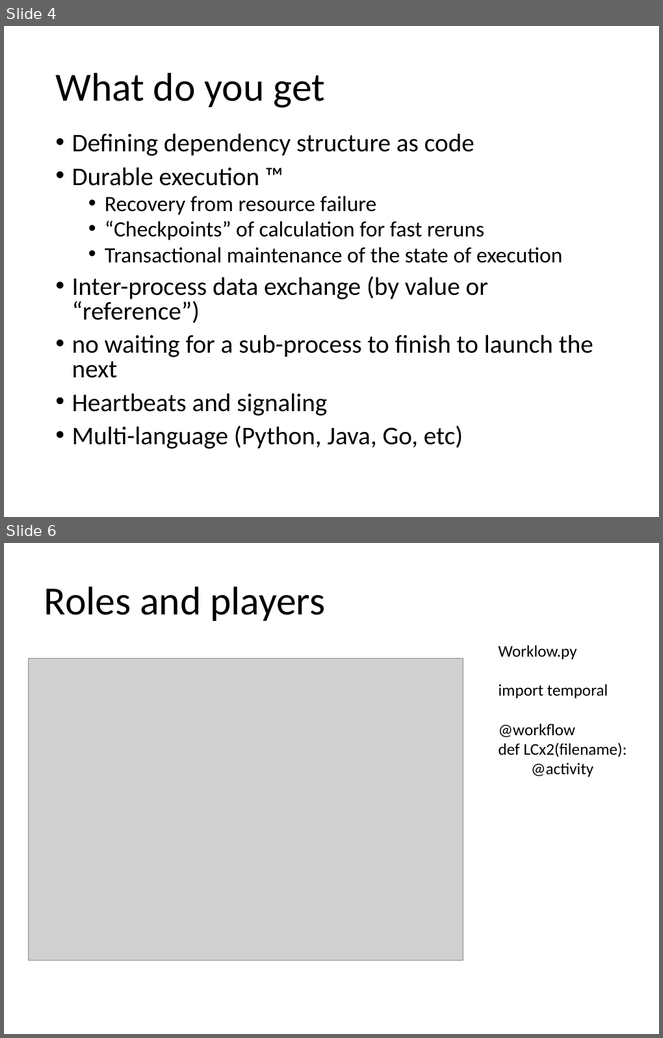
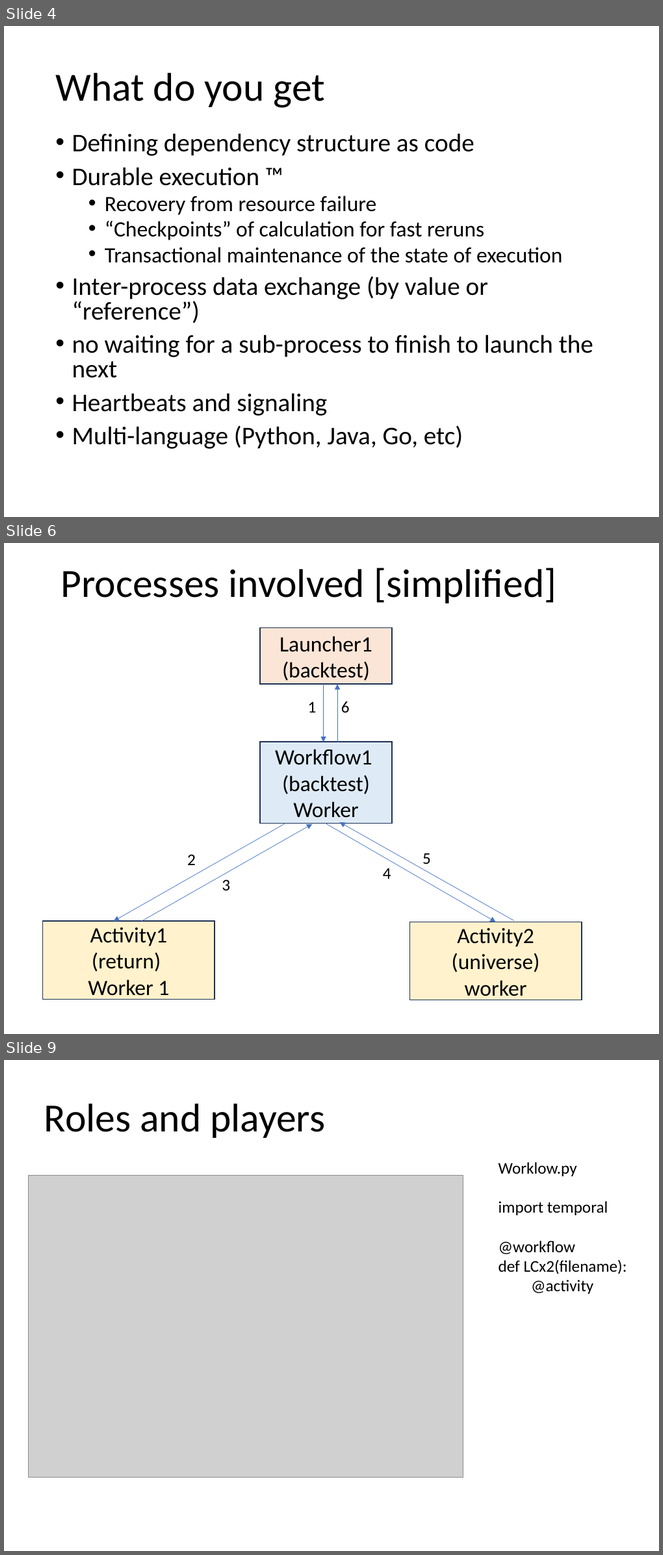
Before and after one commit to zconsult/am_temporal, a slide deck: Temporal.pptx. Shown one above the other, each under a label of ours: slides 4 and 6 before the commit, slides 4, 6 and 9 after it; the slides between them are not shown. The pictures are 663x1038 and 663x1555 pixels, drawn with LibreOffice and Linux fonts; fonts in the diff are those of the drawing; grey boxes stand for pictures. Boxes give left, top, right and bottom in pixels: in the first picture for what was removed or moved away, otherwise in the second. Text is boxed around its words. In the diff, an @@ line names an element or a change of style, - is before the commit and + after.

```diff
--- a/Temporal.pptx
+++ b/Temporal.pptx
@@ slide 6 added at bbox=[4, 543, 659, 1034], background #FFFFFF @@
@@ title added at bbox=[61, 568, 556, 603], 44 pt, text #000000 @@
+Processes involved [simplified]
@@ rectangle added at bbox=[260, 628, 392, 685], fill #FBE5D6, outline #1E3256 1 pt, 24 pt, text #000000 @@
+Launcher1
+(backtest)
@@ arrow added from (324, 684) to (324, 742), #4472C4 0.5 pt @@
@@ arrow added from (337, 742) to (337, 684), #4472C4 0.5 pt @@
@@ text added at bbox=[308, 702, 317, 713], 18 pt, text #000000 @@
+1
@@ text added at bbox=[341, 702, 350, 713], 18 pt, text #000000 @@
+6
@@ rectangle added at bbox=[260, 742, 392, 823], fill #DEEBF7, outline #1E3256 1 pt, 24 pt, text #000000 @@
+Workflow1
+(backtest) Worker
@@ arrow added from (285, 823) to (113, 922), #4472C4 0.5 pt @@
@@ arrow added from (140, 923) to (313, 824), #4472C4 0.5 pt @@
@@ arrow added from (324, 823) to (496, 923), #4472C4 0.5 pt @@
@@ arrow added from (514, 921) to (340, 823), #4472C4 0.5 pt @@
@@ text added at bbox=[187, 854, 196, 865], 18 pt, text #000000 @@
+2
@@ text added at bbox=[423, 853, 431, 864], 18 pt, text #000000 @@
+5
@@ text added at bbox=[383, 868, 391, 879], 18 pt, text #000000 @@
+4
@@ text added at bbox=[222, 880, 230, 891], 18 pt, text #000000 @@
+3
@@ rectangle added at bbox=[42, 922, 215, 1000], fill #FFF2CC, outline #1E3256 1 pt, 24 pt, text #000000 @@
+Activity1
+(return)
+Worker 1
@@ rectangle added at bbox=[410, 923, 581, 1001], fill #FFF2CC, outline #1E3256 1 pt, 24 pt, text #000000 @@
+Activity2
+(universe)
+worker
@@ what was slide 6 is now slide 9 @@
```
Also in this commit, not shown: 1 slide changed, 2 other slides added.
